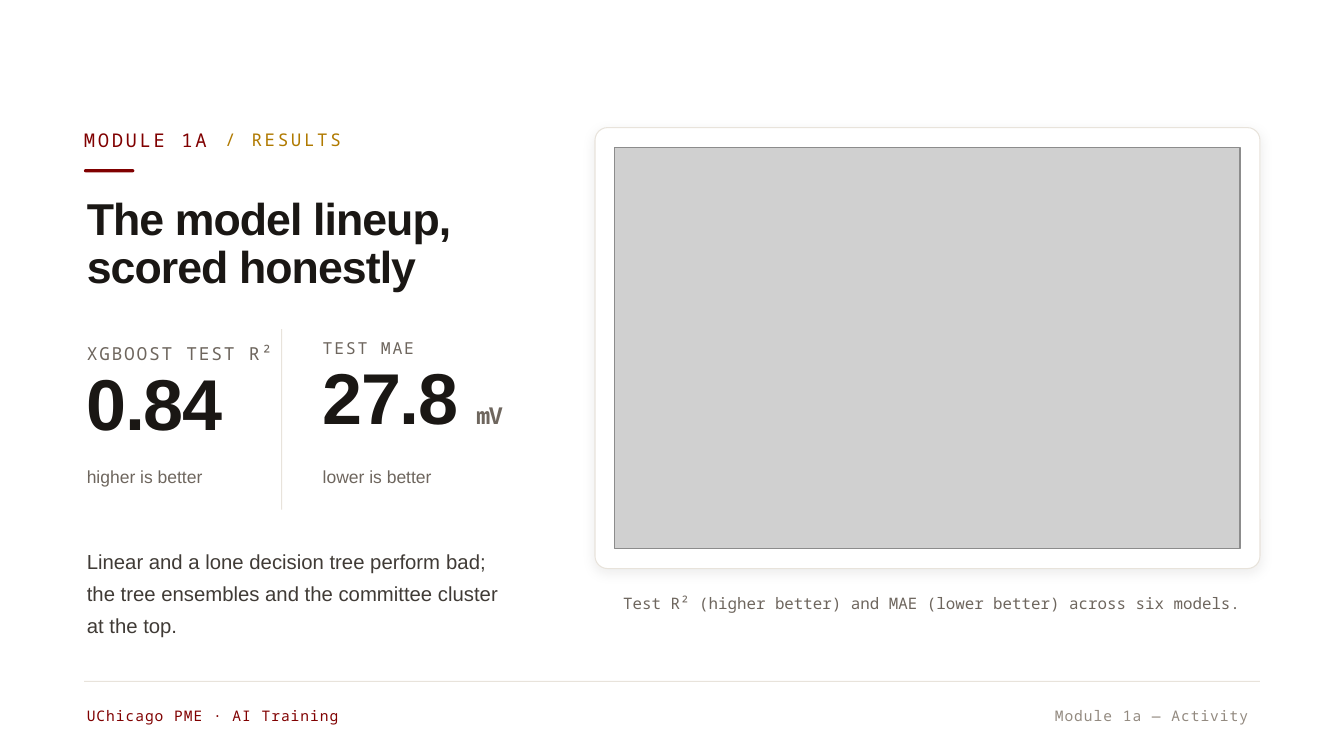
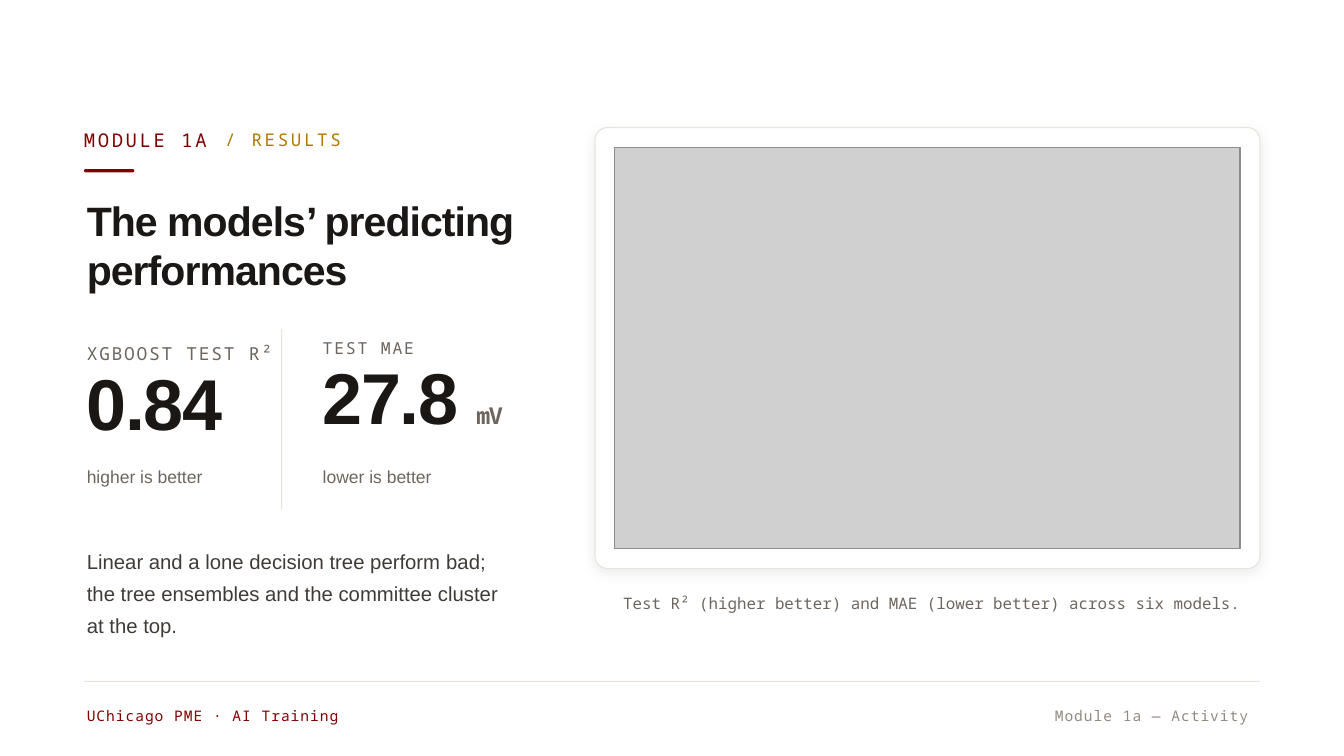
Before and after one commit to ruiding-uchicago/NRT_Training_Materials, a slide deck: slide 4 of UChicago-PME-AI-Training.pptx. Drawn at 1344x756 pixels with LibreOffice and Linux fonts; fonts in the diff are those of the drawing; grey boxes stand for pictures. Boxes give left, top, right and bottom in pixels: in the first picture for what was removed or moved away, otherwise in the second. Text is boxed around its words. In the diff, an @@ line names an element or a change of style, - is before the commit and + after.

```diff
--- a/UChicago-PME-AI-Training.pptx
+++ b/UChicago-PME-AI-Training.pptx
@@ text at [87, 206, 515, 293]: text changed; size 31.9 to 29.3 pt @@
-The model lineup, scored honestly
+The models’ predicting performances
```
Also in this commit, not shown: 3 other slides changed, 4 slides added.
